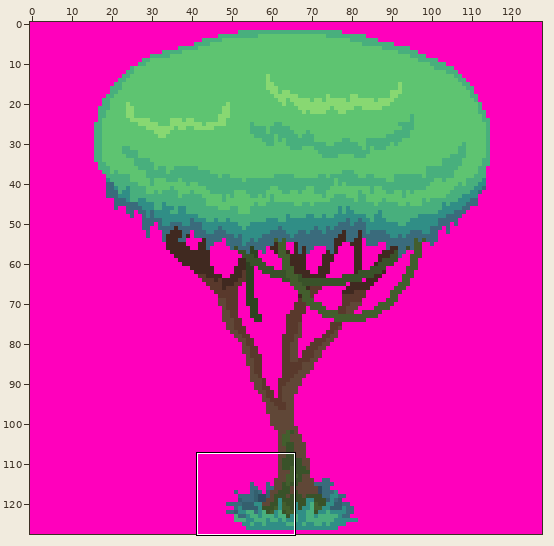
Pixel-art file, stored at Plant/WIP Aseprite/Tall-slim-tree.ase. The first picture is a wide view before the edit; the outline marks the close-up.
Close-up. Before:
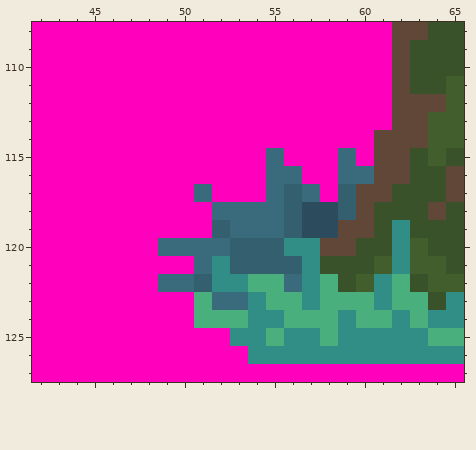
128x128 pixels, 1 frame. Shown: x 42..65, y 108..127. The commit also changed other parts of the picture, which this record leaves out.
After:
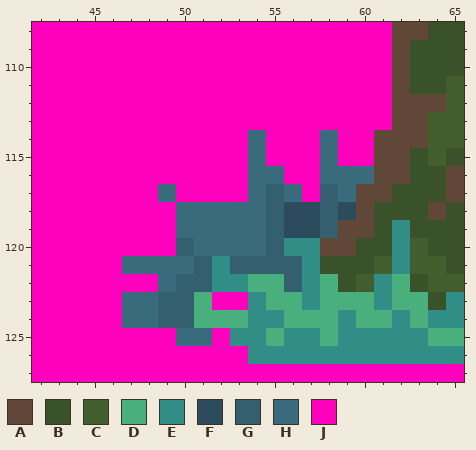
Palette (. is transparent): A #604737  B #395229  C #435e2d  D #48af7d  E #308e86  F #2c4c5e  G #345f6e  H #3a6b7c  J #ff00bc
Changes in this commit:
Changed rows in their new state; - is an unchanged pixel.
Layer "AxonomGrass":
first column x 47:
114 -------H---H-
115 -------HJ--HJ
116 -------H-J-H-
117 --H-J--HGHJGH
118 ---HH---GF-GF
119 ---HHH--GF-G-
120 --JG--HH-----
121 HHHHG--------
122 ---G-----G---
123 HHGG-JJ------
124 HHGG---------
125 ---HH--------
Boxes around the changes in both close-ups, in picture pixels (x1, y1, x2, y2):
changed: (122, 130, 356, 346)
